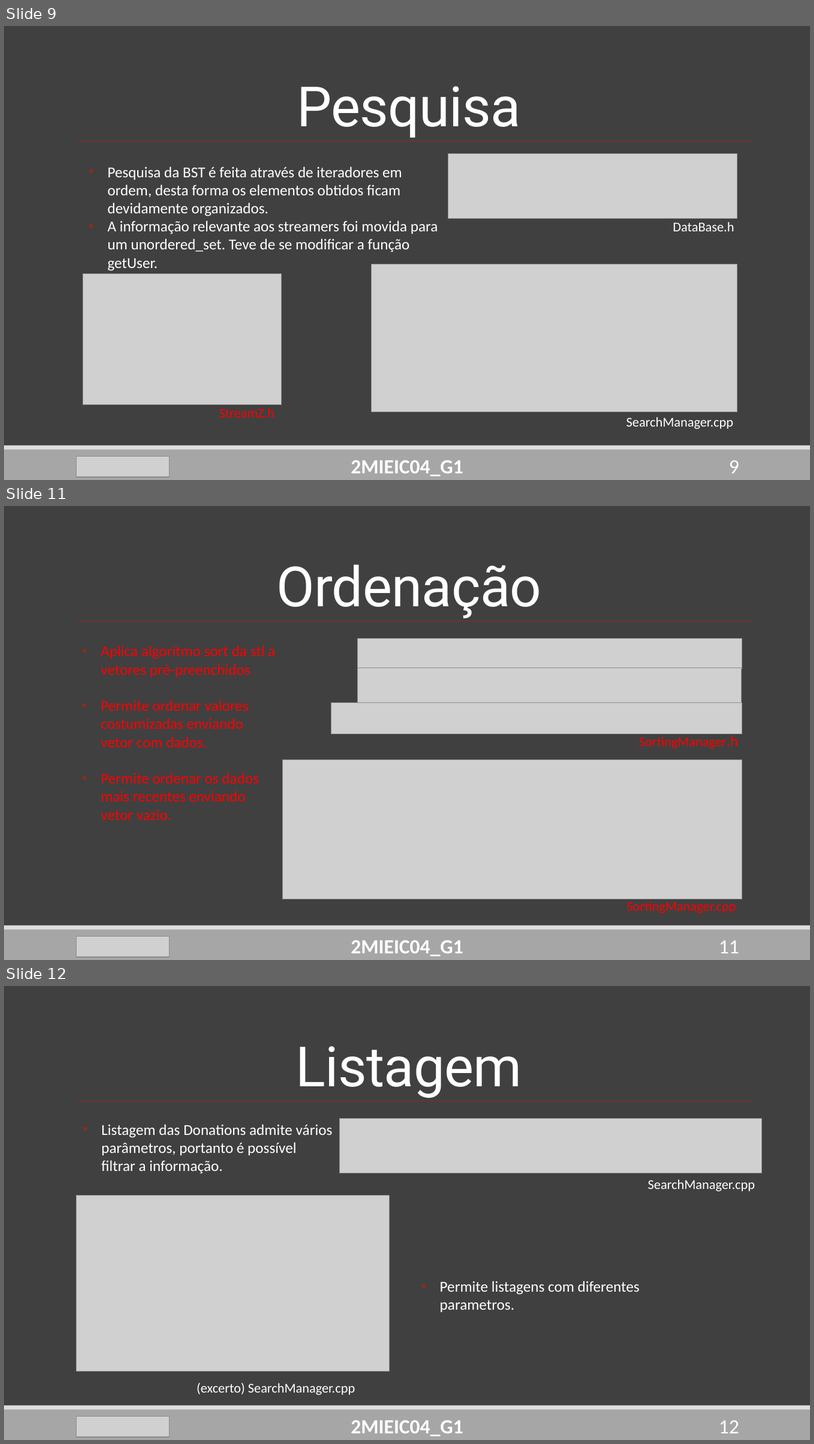
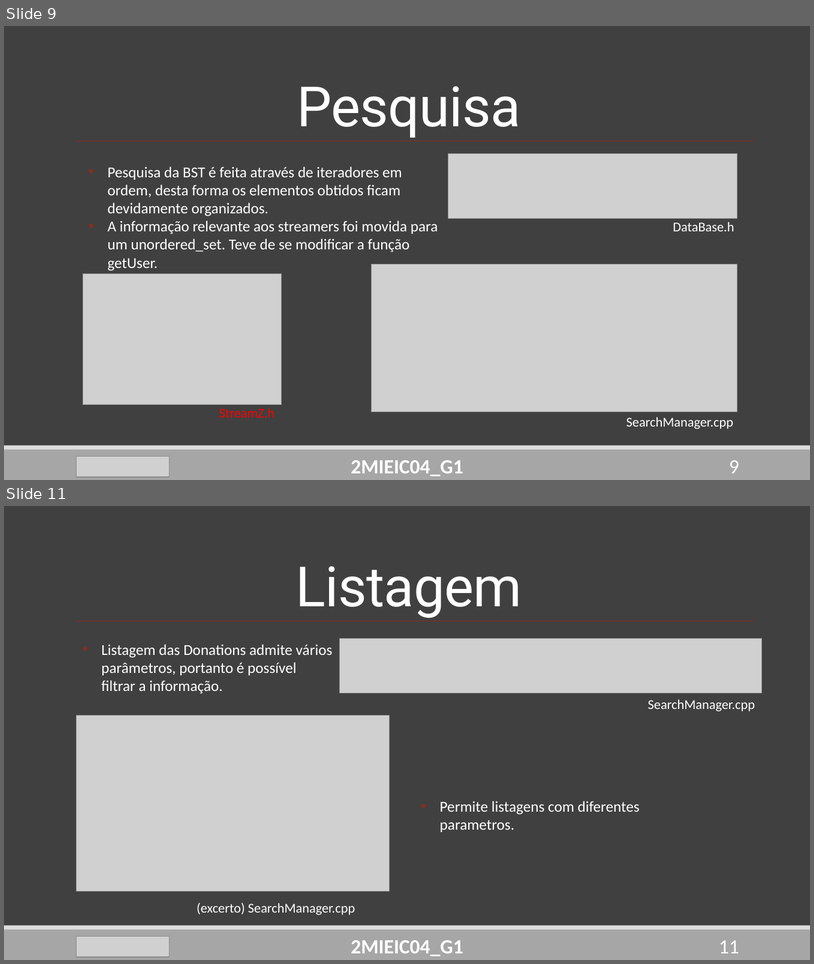
Before and after one commit to DoStini/FEUP-AEDA-proj, a slide deck: StreamZ__P2.pptx. Shown one above the other, each under a label of ours: slides 9, 11 and 12 before the commit, slides 9 and 11 after it; the slides between them are not shown. The pictures are 814x1444 and 814x964 pixels, drawn with LibreOffice and Linux fonts; fonts in the diff are those of the drawing; grey boxes stand for pictures. Boxes give left, top, right and bottom in pixels: in the first picture for what was removed or moved away, otherwise in the second. Text is boxed around its words. In the diff, an @@ line names an element or a change of style, - is before the commit and + after.

```diff
--- a/StreamZ__P2.pptx
+++ b/StreamZ__P2.pptx
@@ slide 11 removed at (4,506,810,960), background #404040; not listed: 3 template elements that a slide beside it also shows @@
@@ title removed at (276,564,542,618) @@
-Ordenação
@@ line removed from (754, 621) to (77, 621) @@
@@ text removed at (101,645,275,820) @@
-• Aplica algoritmo sort da stl a vetores pré-preenchidos
-• Permite ordenar valores costumizadas enviando vetor com dados.
-• Permite ordenar os dados mais recentes enviando vetor vazio.
@@ picture removed at (358,639,743,669) @@
@@ picture removed at (358,667,742,703) @@
@@ picture removed at (332,703,743,734) @@
@@ text removed at (639,735,739,748) @@
-SortingManager.h
@@ picture removed at (283,759,743,899) @@
@@ text removed at (627,901,736,913) @@
-SortingManager.cpp
@@ picture removed at (77,936,170,957) @@
@@ text removed at (351,940,464,956) @@
-2MIEIC04_G1
@@ page number removed at (719,940,740,953) @@
-11
@@ what was slide 12 is now slide 11 @@
@@ page number at (719,940,740,953): text changed @@
-12
+11
```
Also in this commit, not shown: 5 slides changed.
